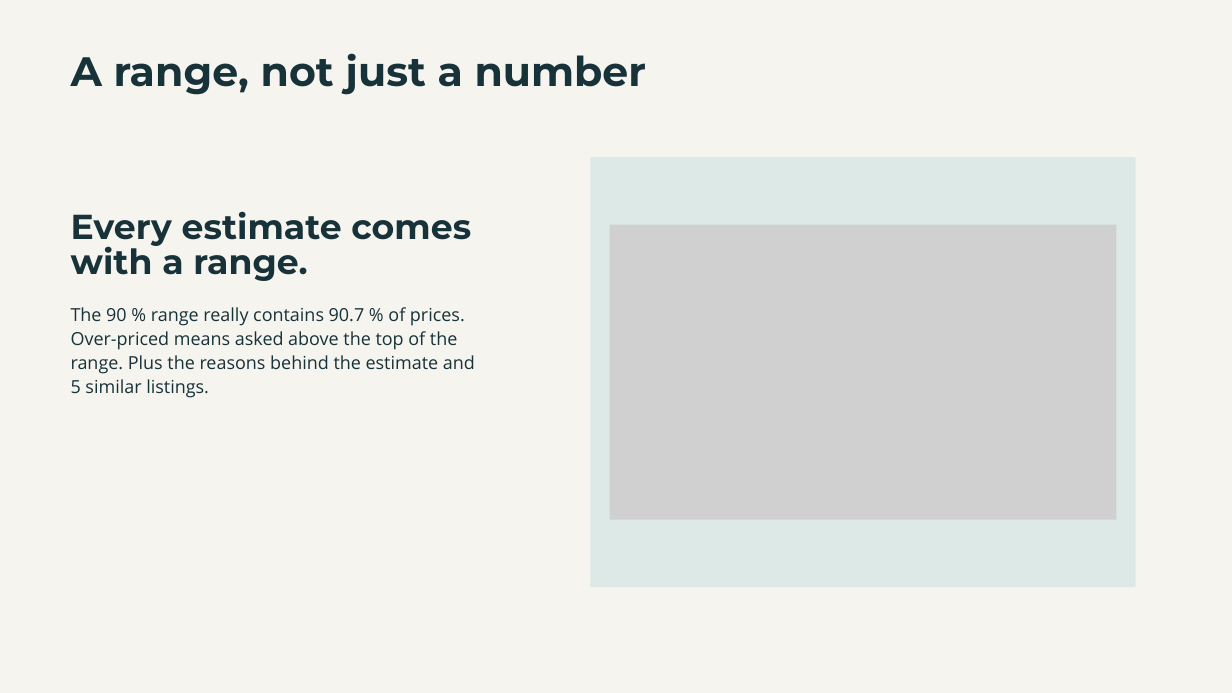
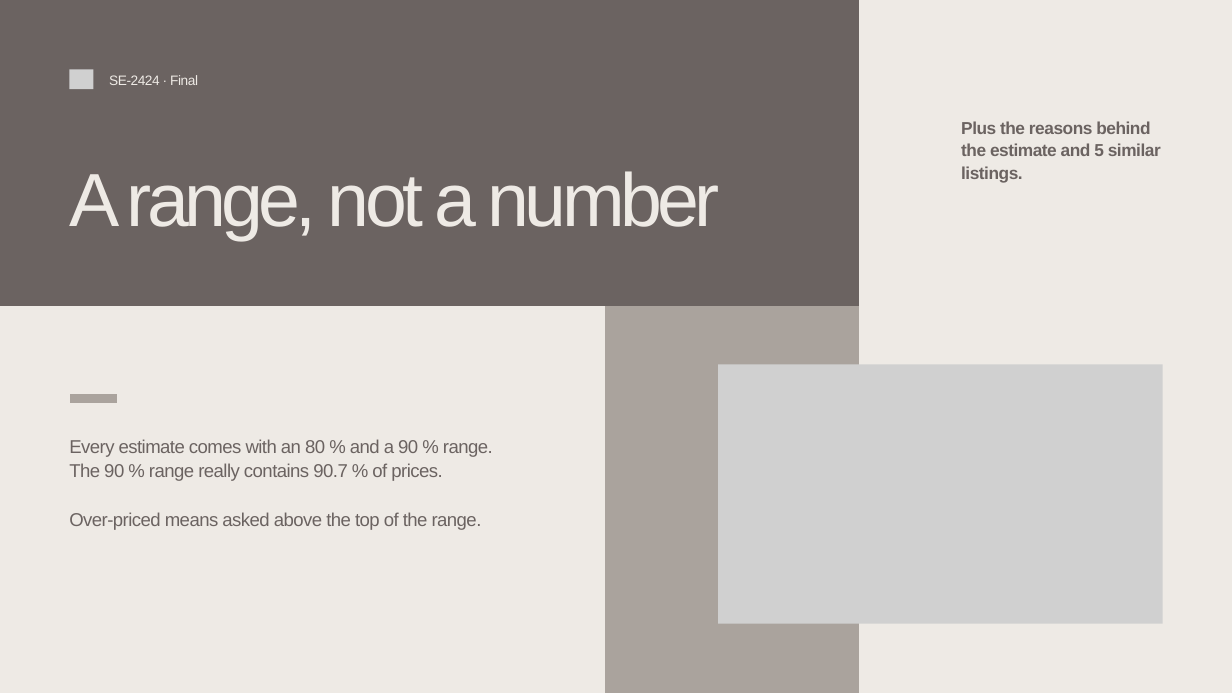
Before and after one commit to Newterios/mla_midtem, a slide deck: slide 9 of slides/Final_SE-2424_slides.pptx (slide 12 before the commit). Drawn at 1232x693 pixels with LibreOffice and Linux fonts; fonts in the diff are those of the drawing; grey boxes stand for pictures. Boxes give left, top, right and bottom in pixels: in the first picture for what was removed or moved away, otherwise in the second. Text is boxed around its words. In the diff, an @@ line names an element or a change of style, - is before the commit and + after.

Commit message:
Slides on a presentation template, app screenshot of the new look, contributions: the app built together

```diff
--- a/slides/Final_SE-2424_slides.pptx
+++ b/slides/Final_SE-2424_slides.pptx
@@ background #F6F4EF to #EEEAE5 @@
@@ freeform shape added at box(0, 0, 859, 306), fill #6B6361 @@
@@ picture added at box(69, 69, 93, 89) @@
@@ text added at box(109, 75, 198, 85), 16 pt, text #EEEAE5 @@
+SE-2424 · Final
@@ text added at box(961, 121, 1161, 183), 20.2 pt, text #6B6361, bold @@
+Plus the reasons behind the estimate and 5 similar listings.
@@ text at box(69, 171, 719, 241): text changed; size 48 to 88 pt; font Montserrat to Arial; text colour #173238 to #EEEAE5; bold off @@
-A range, not just a number
+A range, not a number
@@ freeform shape removed at box(590, 157, 1135, 587) @@
@@ text removed at box(71, 211, 471, 281) @@
-Every estimate comes with a range.
@@ picture removed at box(610, 225, 1117, 520) @@
@@ freeform shape added at box(605, 306, 860, 693), fill #AAA39D @@
@@ picture added at box(718, 365, 1163, 624) @@
@@ freeform shape added at box(70, 394, 117, 403), fill #AAA39D @@
@@ text at box(69, 439, 493, 530): text changed; size 21 to 21.8 pt; font Open Sans to Arial; text colour #173238 to #6B6361 @@
-The 90 % range really contains 90.7 % of prices. Over-priced means asked above the top of the range. Plus the reasons behind the estimate and 5 similar listings.
+Every estimate comes with an 80 % and a 90 % range. The 90 % range really contains 90.7 % of prices.
+Over-priced means asked above the top of the range.
```
Also in this commit, not shown: 9 other slides changed, 4 slides added, 6 slides removed, 8 other files.
